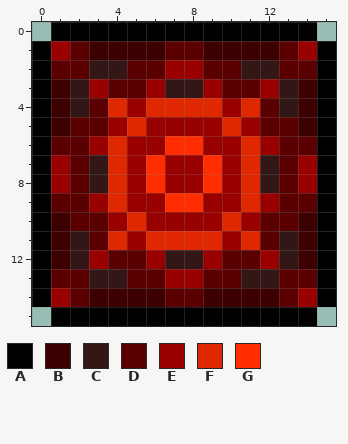
Edited in one commit: pixel-art sprite (Buffs/MoonBuff.png). This is how it looked before the edit.
The file is 32x32 pixels, drawn in blocks of 2x2; one block is one cell here.
Palette (. is transparent): A #000000  B #3c0000  C #331616  D #5b0000  E #990000  F #e02800  G #ff2d00
New version:
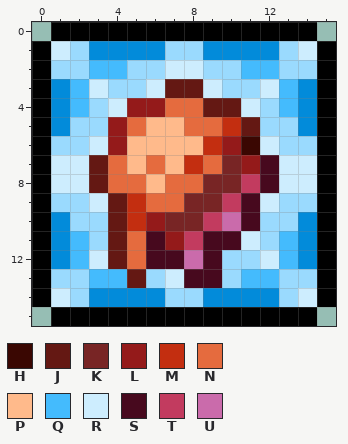
Colours new in this view: H #3a0702  J #641813  K #782525  L #941a1a  M #c32e10  N #e56b3e  P #ffba8b  Q #44bbfd  R #cdedfe  S #47091e  T #c23b5f  U #ca6bab
What changed:
{"colour":"B","old":"#3c0000","new":"#028bda"}
{"colour":"D","old":"#5b0000","new":"#9adafe"}
{"y":1,"x":1,"old":"E","new":"R"}
{"y":1,"x":14,"old":"E","new":"R"}
{"y":2,"x":3,"old":"CC","new":"QQ"}
{"y":2,"x":7,"old":"EE","new":"RR"}
{"y":2,"x":11,"old":"CC","new":"QQ"}
{"y":3,"x":2,"old":"CE","new":"QR"}
{"y":3,"x":6,"old":"ECCE","new":"RJJR"}
{"y":3,"x":12,"old":"EC","new":"RQ"}
{"y":4,"x":2,"old":"C","new":"Q"}
{"y":4,"x":4,"old":"FEFFFFEF","new":"RLLNNJJR"}
{"y":4,"x":13,"old":"C","new":"Q"}
{"y":5,"x":4,"old":"EFEEEEFE","new":"LNPPNNMJ"}
{"y":6,"x":3,"old":"EFEEGGEEFE","new":"RLPPPPMLHR"}
{"y":7,"x":1,"old":"EDCFEGEEGEFCDE","new":"RRJNPNPMNKLSRR"}
{"y":8,"x":1,"old":"EDCFEGEEGEFCDE","new":"RRJNNPNNKKTSRR"}
{"y":9,"x":3,"old":"EFEEGGEEFE","new":"RJMNNKKTSR"}
{"y":10,"x":4,"old":"EFEEEEFE","new":"JMLKKTUS"}
{"y":11,"x":2,"old":"C","new":"Q"}
{"y":11,"x":4,"old":"FEFFFFEF","new":"JNSLTSSR"}
{"y":11,"x":13,"old":"C","new":"Q"}
{"y":12,"x":2,"old":"CEDDECCE","new":"QRJNSSUS"}
{"y":12,"x":12,"old":"EC","new":"RQ"}
{"y":13,"x":3,"old":"CCD","new":"QQJ"}
{"y":13,"x":7,"old":"EED","new":"RSS"}
{"y":13,"x":11,"old":"CC","new":"QQ"}
{"y":14,"x":1,"old":"E","new":"R"}
{"y":14,"x":14,"old":"E","new":"R"}
